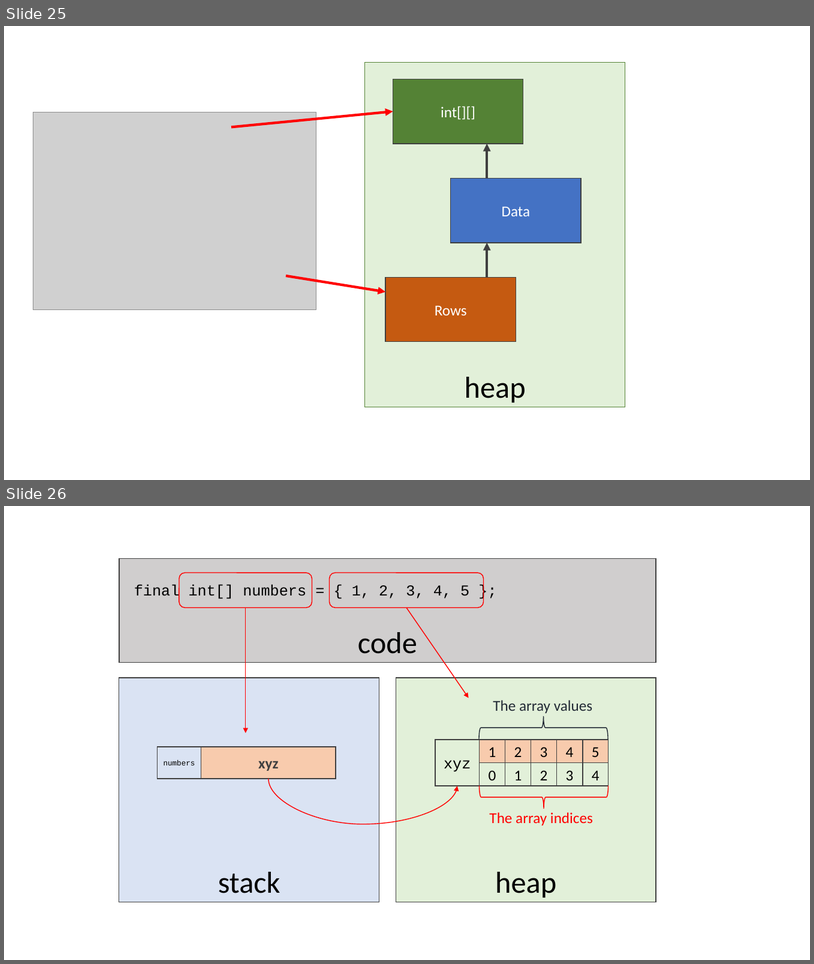
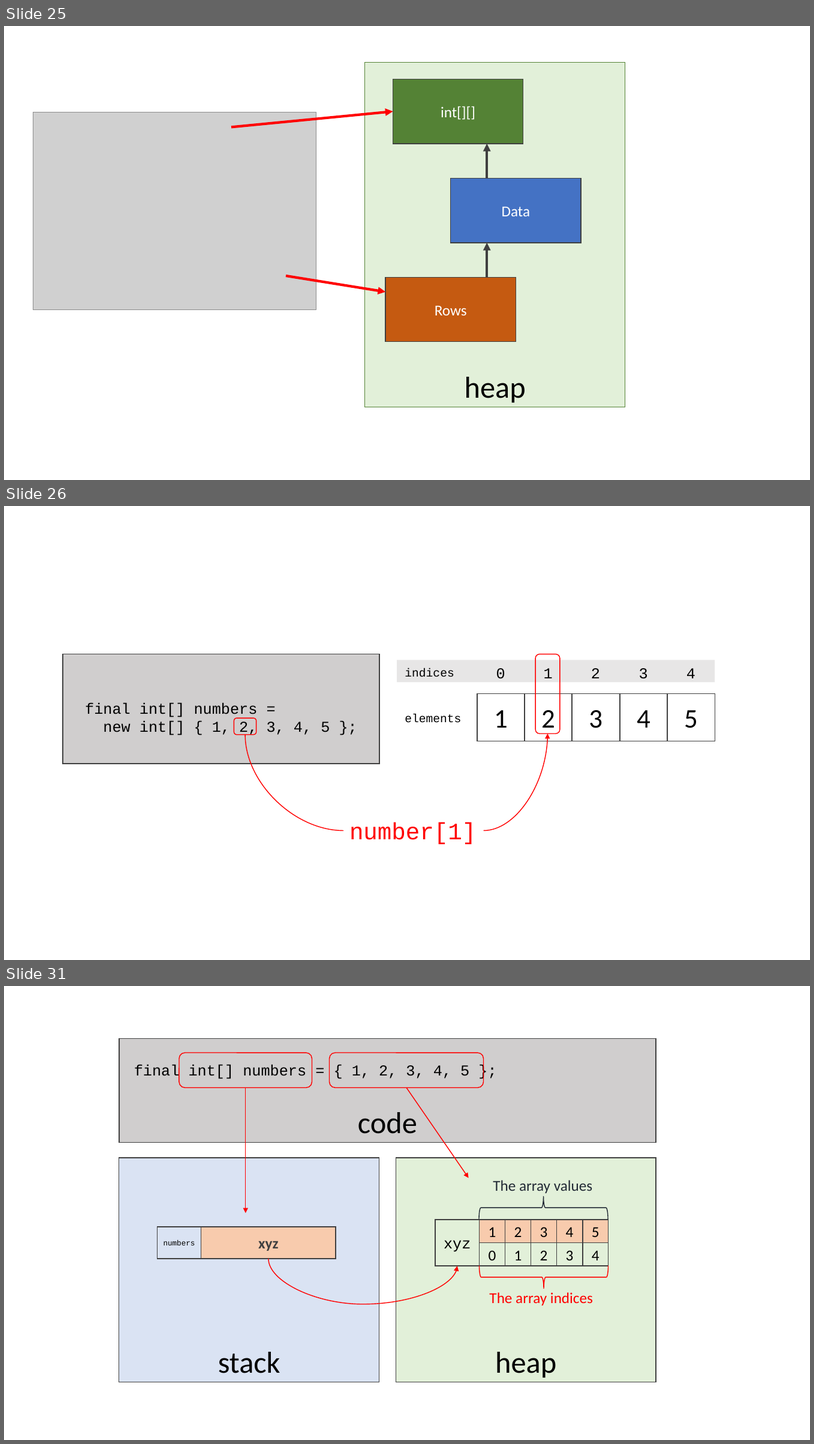
Before and after one commit to albertattard/java-boot-camp, a slide deck: assets/images/Images.pptx. Shown one above the other, each under a label of ours: slides 25 and 26 before the commit, slides 25, 26 and 31 after it; the slides between them are not shown. The pictures are 814x964 and 814x1444 pixels, drawn with LibreOffice and Linux fonts; fonts in the diff are those of the drawing; grey boxes stand for pictures. Boxes give left, top, right and bottom in pixels: in the first picture for what was removed or moved away, otherwise in the second. Text is boxed around its words. In the diff, an @@ line names an element or a change of style, - is before the commit and + after.

```diff
--- a/assets/images/Images.pptx
+++ b/assets/images/Images.pptx
@@ slide 26 added at (x1=4, y1=506, x2=810, y2=960), background #FFFFFF @@
@@ rectangle added at (x1=63, y1=654, x2=380, y2=764), fill #D0CECE, outline #404040 1 pt @@
@@ rectangle added at (x1=397, y1=660, x2=716, y2=682), fill #E7E6E6 @@
@@ rounded rectangle added at (x1=536, y1=654, x2=560, y2=733), outline #FF0000 1 pt @@
@@ text added at (x1=405, y1=668, x2=454, y2=677), 14 pt, text #000000 @@
+indices
@@ text added at (x1=497, y1=668, x2=506, y2=679), 18 pt, text #000000 @@
+0
@@ text added at (x1=544, y1=668, x2=553, y2=678), 18 pt, text #000000 @@
+1
@@ text added at (x1=591, y1=668, x2=600, y2=678), 18 pt, text #000000 @@
+2
@@ text added at (x1=639, y1=668, x2=648, y2=679), 18 pt, text #000000 @@
+3
@@ text added at (x1=687, y1=668, x2=696, y2=678), 18 pt, text #000000 @@
+4
@@ text added at (x1=85, y1=703, x2=330, y2=737), 18 pt, text #000000 @@
+final int[] numbers =
+new int[] { 1, 2, 3, 4, 5 };
@@ rectangle added at (x1=477, y1=694, x2=525, y2=741), fill #FFFFFF, outline #404040 1 pt, 32 pt, text #000000 @@
+1
@@ rectangle added at (x1=525, y1=694, x2=573, y2=741), fill #FFFFFF, outline #404040 1 pt, 32 pt, text #000000 @@
+2
@@ rectangle added at (x1=572, y1=694, x2=620, y2=741), fill #FFFFFF, outline #404040 1 pt, 32 pt, text #000000 @@
+3
@@ rectangle added at (x1=620, y1=694, x2=668, y2=741), fill #FFFFFF, outline #404040 1 pt, 32 pt, text #000000 @@
+4
@@ rectangle added at (x1=668, y1=694, x2=716, y2=741), fill #FFFFFF, outline #404040 1 pt, 32 pt, text #000000 @@
+5
@@ rounded rectangle added at (x1=234, y1=718, x2=256, y2=734), outline #FF0000 1 pt @@
@@ text added at (x1=405, y1=714, x2=461, y2=723), 14 pt, text #000000 @@
+elements
@@ curved line added from (245, 735) to (344, 830), #FF0000 1 pt @@
@@ curved arrow added from (484, 830) to (548, 733), #FF0000 1 pt @@
@@ text added at (x1=350, y1=822, x2=476, y2=844), 28 pt, text #FF0000 @@
+number[1]
@@ what was slide 26 is now slide 31 @@
```
Also in this commit, not shown: 4 other slides added, 6 other files.
